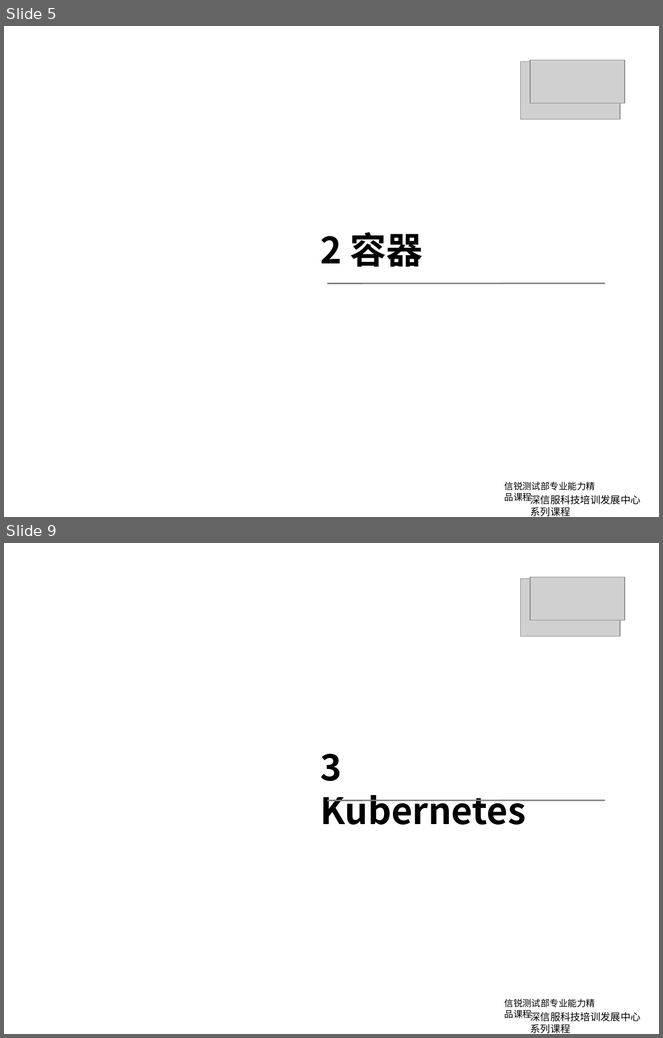
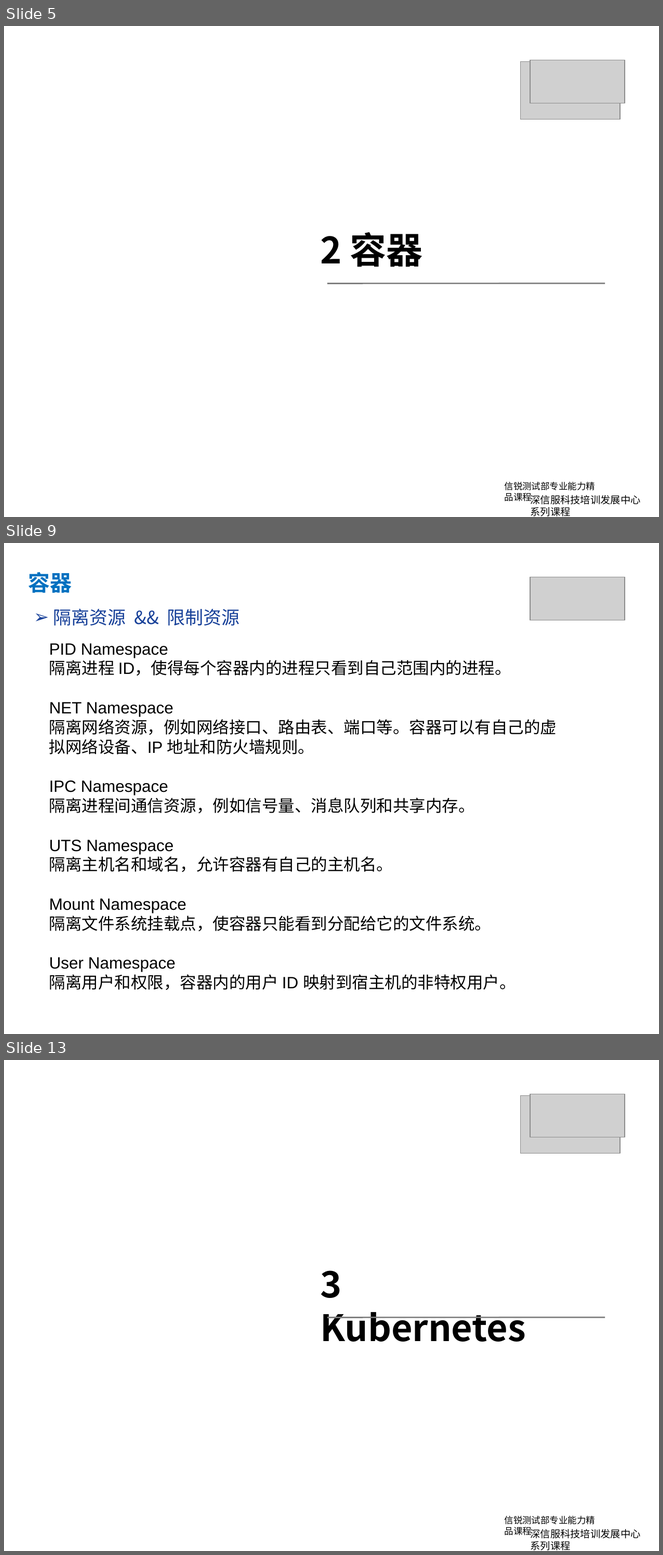
Before and after one commit to yubowen0525/k8s_from_basic_to_advanced, a slide deck: lession1/kubernetes第一课.pptx. Shown one above the other, each under a label of ours: slides 5 and 9 before the commit, slides 5, 9 and 13 after it; the slides between them are not shown. The pictures are 663x1038 and 663x1555 pixels, drawn with LibreOffice and Linux fonts; fonts in the diff are those of the drawing; grey boxes stand for pictures; background and template pictures are left out. Boxes give left, top, right and bottom in pixels: in the first picture for what was removed or moved away, otherwise in the second. Text is boxed around its words. In the diff, an @@ line names an element or a change of style, - is before the commit and + after.

```diff
--- a/lession1/kubernetes第一课.pptx
+++ b/lession1/kubernetes第一课.pptx
@@ slide 9 added at (4, 543, 659, 1034), background #FFFFFF @@
@@ text added at (28, 572, 72, 593), 24 pt, text #0070C0, bold @@
+容器
@@ picture added at (530, 577, 624, 620) @@
@@ text added at (53, 609, 240, 626), 20 pt, text #184199 @@
+➢ 隔离资源 && 限制资源
@@ text added at (49, 643, 557, 990), 18 pt, text #000000 @@
+PID Namespace
+隔离进程 ID，使得每个容器内的进程只看到自己范围内的进程。
+NET Namespace
+隔离网络资源，例如网络接口、路由表、端口等。容器可以有自己的虚拟网络设备、IP 地址和防火墙规则。
+IPC Namespace
+隔离进程间通信资源，例如信号量、消息队列和共享内存。
+UTS Namespace
+隔离主机名和域名，允许容器有自己的主机名。
+Mount Namespace
+隔离文件系统挂载点，使容器只能看到分配给它的文件系统。
+User Namespace
+隔离用户和权限，容器内的用户 ID 映射到宿主机的非特权用户。
@@ what was slide 9 is now slide 13 @@
```
Also in this commit, not shown: 5 slides changed, 3 other slides added, 10 other files.
